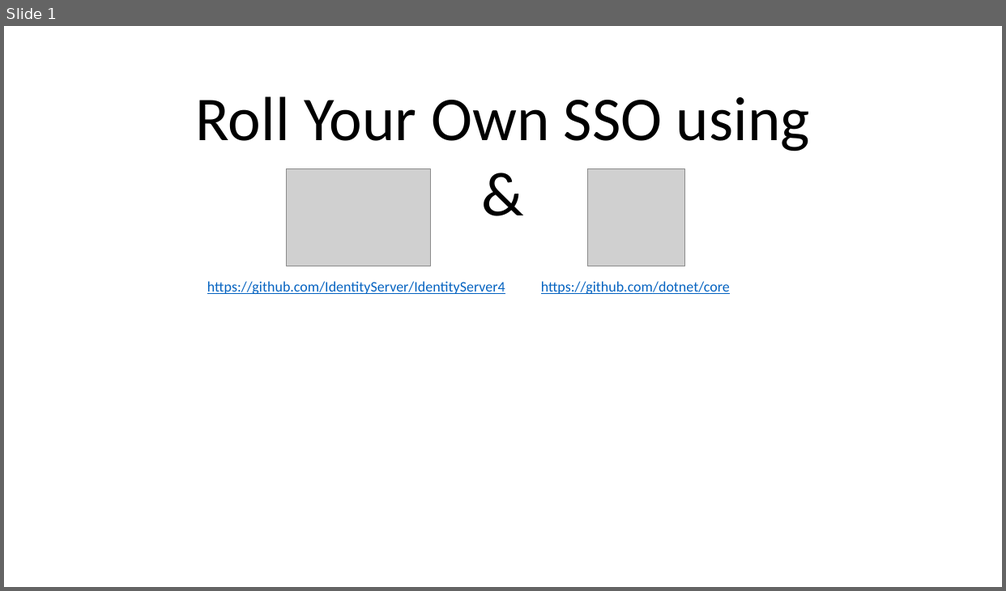
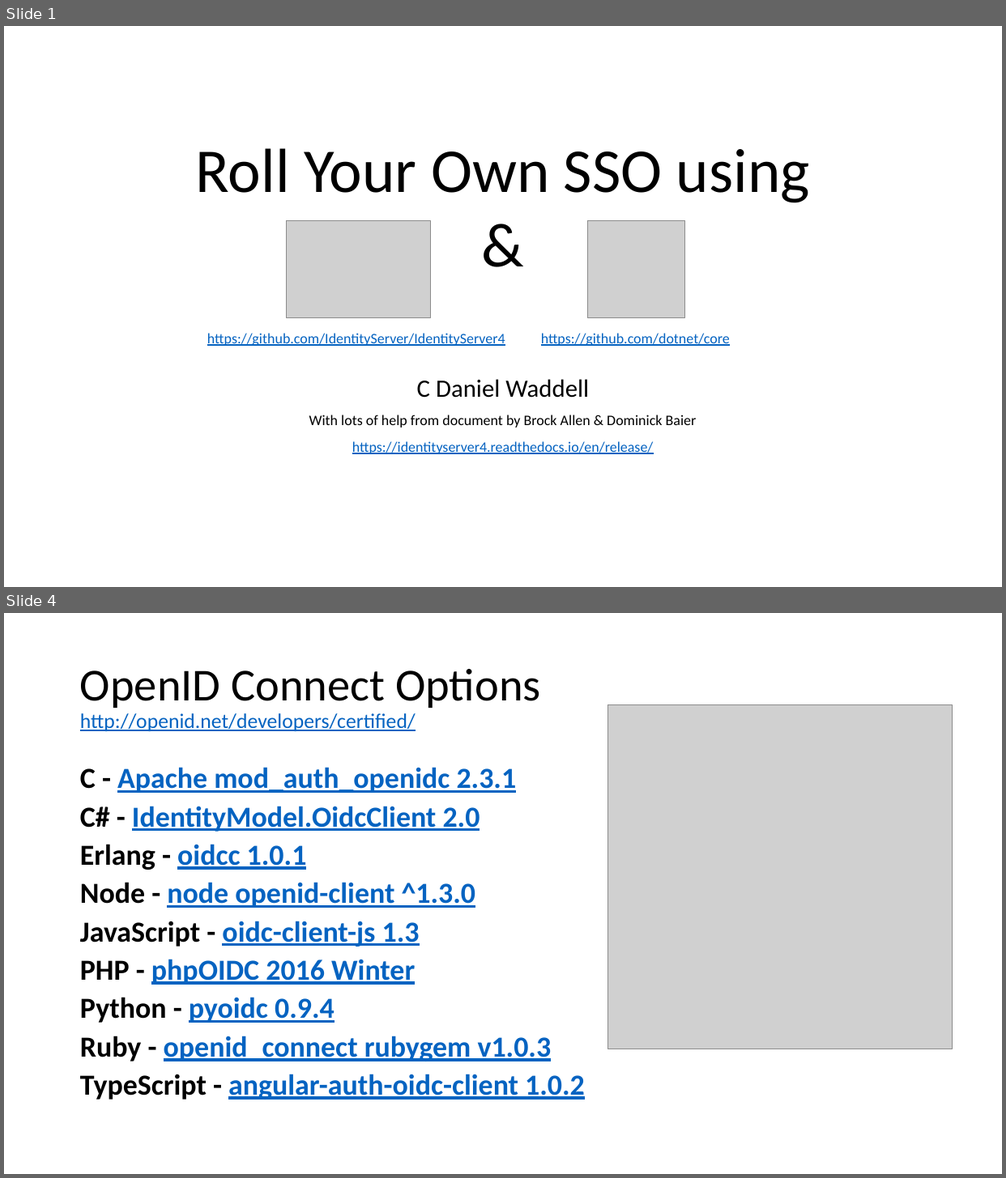
Before and after one commit to cdwaddell/ExampleSingleSignOn, a slide deck: RollYourOwnSso.pptx. Shown one above the other, each under a label of ours: slide 1 before the commit, slides 1 and 4 after it; the slides between them are not shown. The pictures are 1006x591 and 1006x1178 pixels, drawn with LibreOffice and Linux fonts; fonts in the diff are those of the drawing; grey boxes stand for pictures. Boxes give left, top, right and bottom in pixels: in the first picture for what was removed or moved away, otherwise in the second. Text is boxed around its words. In the diff, an @@ line names an element or a change of style, - is before the commit and + after.

```diff
--- a/RollYourOwnSso.pptx
+++ b/RollYourOwnSso.pptx
@@ slide 4 added at (4, 613, 1002, 1174), background #FFFFFF @@
@@ title added at (80, 669, 541, 731), 20 pt, text #0563C1, underline @@
+OpenID Connect Options
+http://openid.net/developers/certified/
@@ picture added at (607, 705, 952, 1050) @@
@@ text added at (80, 767, 585, 1100), 28 pt, text #0563C1, bold, underline @@
+C - Apache mod_auth_openidc 2.3.1
+C# - IdentityModel.OidcClient 2.0
+Erlang - oidcc 1.0.1
+Node - node openid-client ^1.3.0
+JavaScript - oidc-client-js 1.3
+PHP - phpOIDC 2016 Winter
+Python - pyoidc 0.9.4
+Ruby - openid_connect rubygem v1.0.3
+TypeScript - angular-auth-oidc-client 1.0.2
@@ slide 1 changed as well @@
@@ 2 pictures, 2 texts, 1 title: place and size @@
-2 pictures, 2 texts, 1 title at (196, 96, 810, 294)
+2 pictures, 2 texts, 1 title at (196, 148, 810, 346)
@@ subtitle added at (309, 379, 697, 454), 14 pt, text #000000 @@
+C Daniel Waddell
+With lots of help from document by Brock Allen & Dominick Baier
+https://identityserver4.readthedocs.io/en/release/
```
Also in this commit, not shown: 5 other slides changed, 4 other slides added, 6 slides removed.
